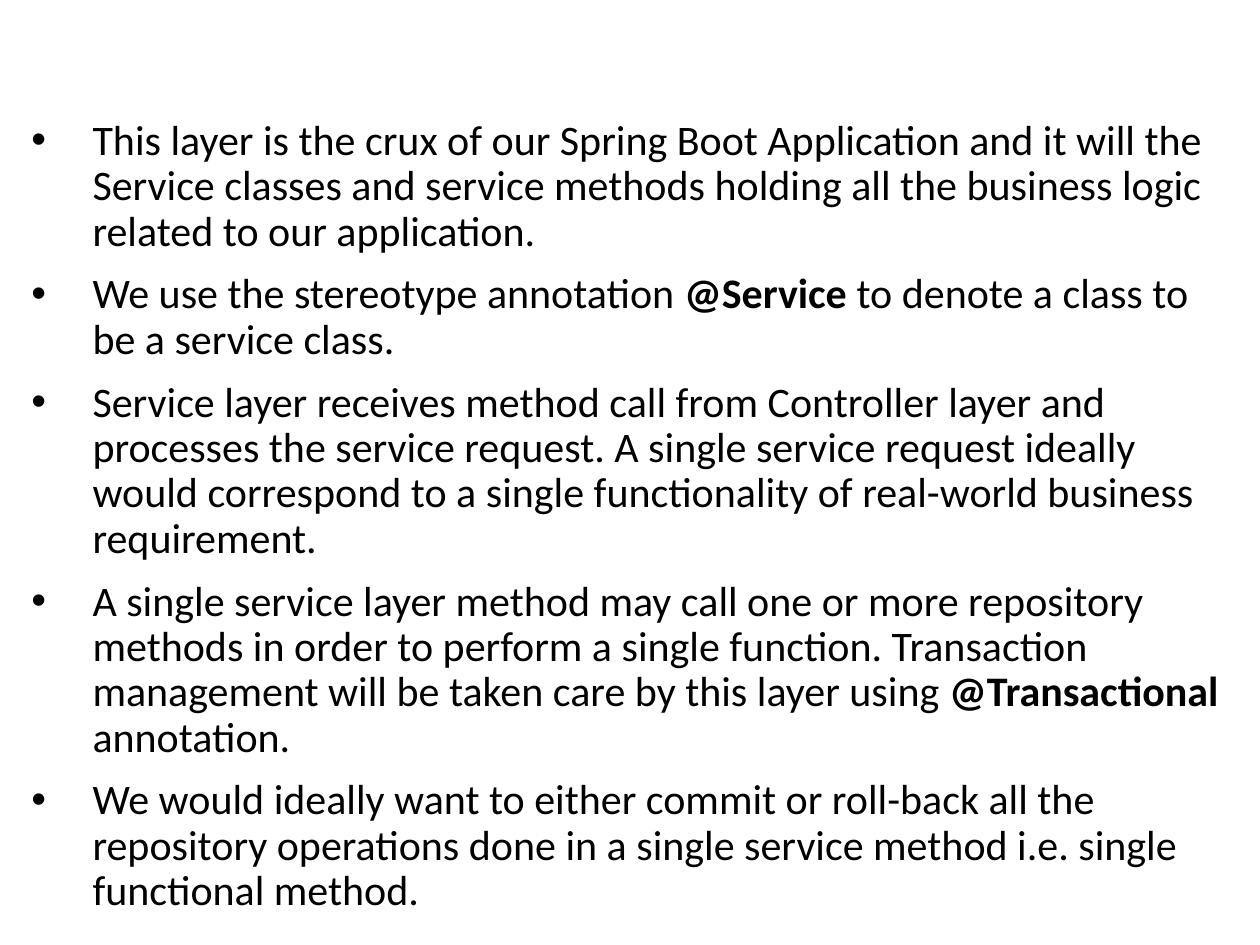
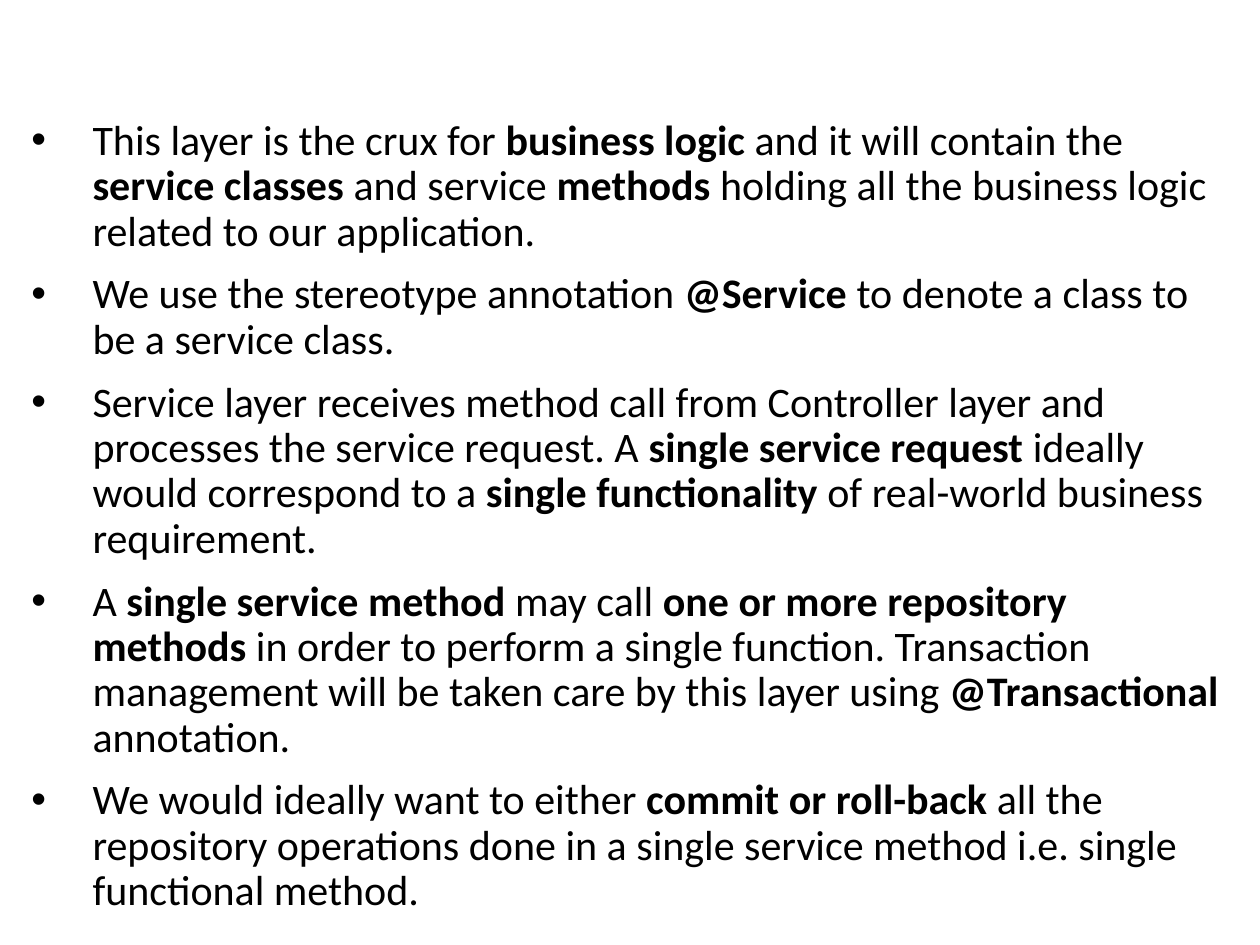
Before and after one commit to vishalrangras/spring-boot-sample, a slide deck: slide 66 of Developing with Spring Boot.pptx (slide 59 before the commit). Drawn at 1260x945 pixels with LibreOffice and Linux fonts; fonts in the diff are those of the drawing; background and template pictures are left out. Boxes give left, top, right and bottom in pixels: in the first picture for what was removed or moved away, otherwise in the second. Text is boxed around its words. In the diff, an @@ line names an element or a change of style, - is before the commit and + after.

Commit message:
Added Swagger related slides

```diff
--- a/Developing with Spring Boot.pptx
+++ b/Developing with Spring Boot.pptx
@@ text at (x1=93, y1=125, x2=1206, y2=253): text changed @@
-• This layer is the crux of our Spring Boot Application and it will the Service classes and service methods holding all the business logic related to our application.
+• This layer is the crux for business logic and it will contain the service classes and service methods holding all the business logic related to our application.
@@ text at (x1=93, y1=387, x2=1203, y2=906): bold on in "single service request single functionality", "commit or roll-back" @@
@@ text at (x1=93, y1=586, x2=1218, y2=753): text changed @@
-• A single service layer method may call one or more repository methods in order to perform a single function. Transaction management will be taken care by this layer using @Transactional annotation.
+• A single service method may call one or more repository methods in order to perform a single function. Transaction management will be taken care by this layer using @Transactional annotation.
```
Also in this commit, not shown: 21 other slides changed, 19 slides added.
